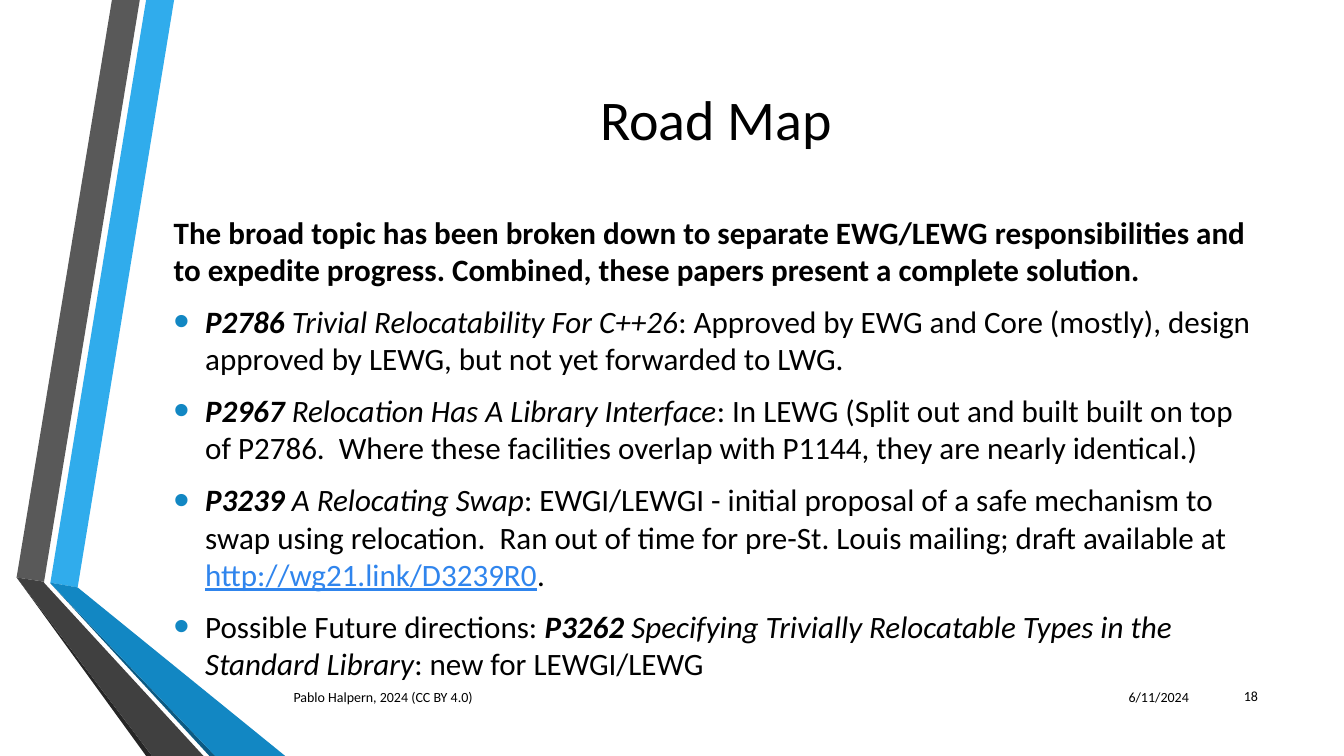
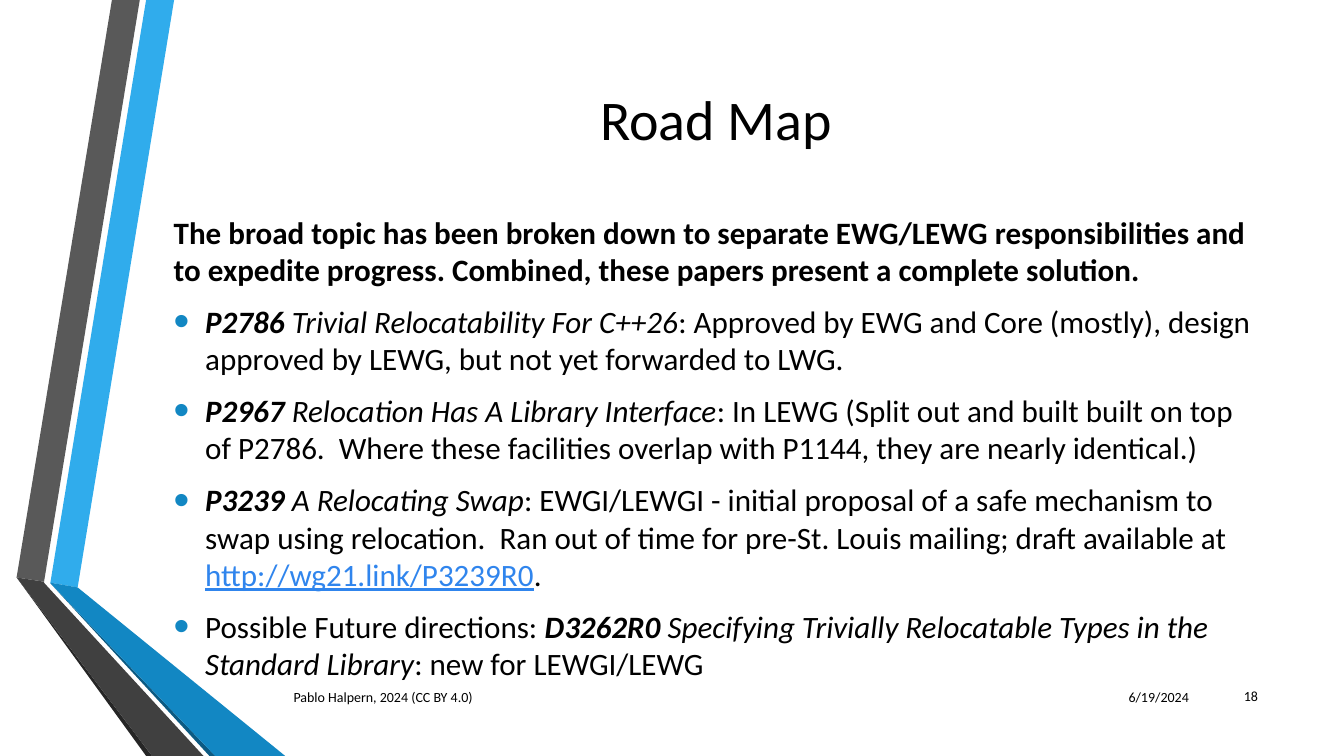
Before and after one commit to phalpern/WG21-halpern, a slide deck: slide 18 of relocate/Trivial Relocation - St. Louis 06-2024.pptx. Drawn at 1344x756 pixels with LibreOffice and Linux fonts; fonts in the diff are those of the drawing; background and template pictures are left out. Boxes give left, top, right and bottom in pixels: in the first picture for what was removed or moved away, otherwise in the second. Text is boxed around its words. In the diff, an @@ line names an element or a change of style, - is before the commit and + after.

```diff
--- a/relocate/Trivial Relocation - St. Louis 06-2024.pptx
+++ b/relocate/Trivial Relocation - St. Louis 06-2024.pptx
@@ text at (205,489,1226,680): text changed @@
-• P3239 A Relocating Swap: EWGI/LEWGI - initial proposal of a safe mechanism to swap using relocation. Ran out of time for pre-St. Louis mailing; draft available at http://wg21.link/D3239R0.
-• Possible Future directions: P3262 Specifying Trivially Relocatable Types in the Standard Library: new for LEWGI/LEWG
+• P3239 A Relocating Swap: EWGI/LEWGI - initial proposal of a safe mechanism to swap using relocation. Ran out of time for pre-St. Louis mailing; draft available at http://wg21.link/P3239R0.
+• Possible Future directions: D3262R0 Specifying Trivially Relocatable Types in the Standard Library: new for LEWGI/LEWG
@@ text at (1129,692,1189,703): text changed @@
-6/11/2024
+6/19/2024
```
Also in this commit, not shown: 43 other slides changed, 1 slide added, 1 other file.
